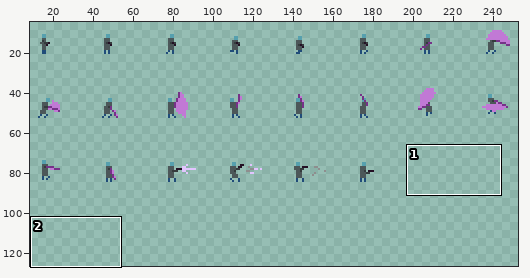
A sprite sheet gets an edit: src/InfiniteGravity/InfiniteGravity/Content/Sprites/Characters/rookie.png. The picture above shows the old version from afar; the outline marks the close-up.
Close-up. First the earlier version:
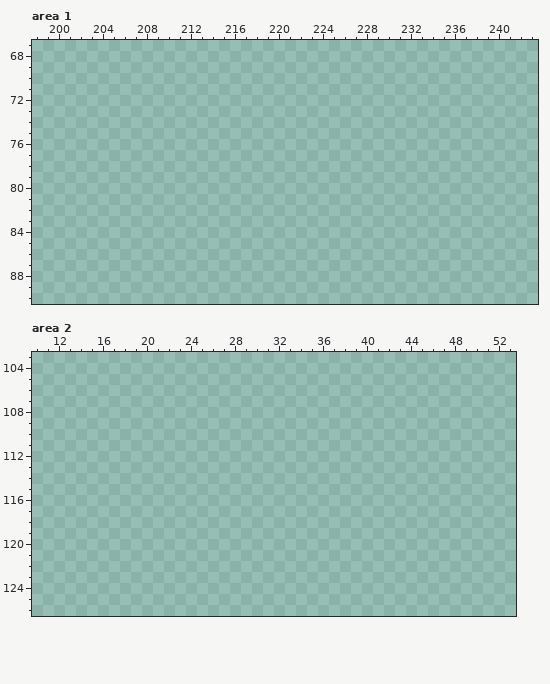
The file is 1024x512 pixels, drawn in blocks of 4x4; one block is one cell here. Shown: area 1: x 198..243, y 67..90; area 2: x 10..53, y 103..126. The wide view leaves out empty margins.
Palette (. is transparent): 
And afterwards:
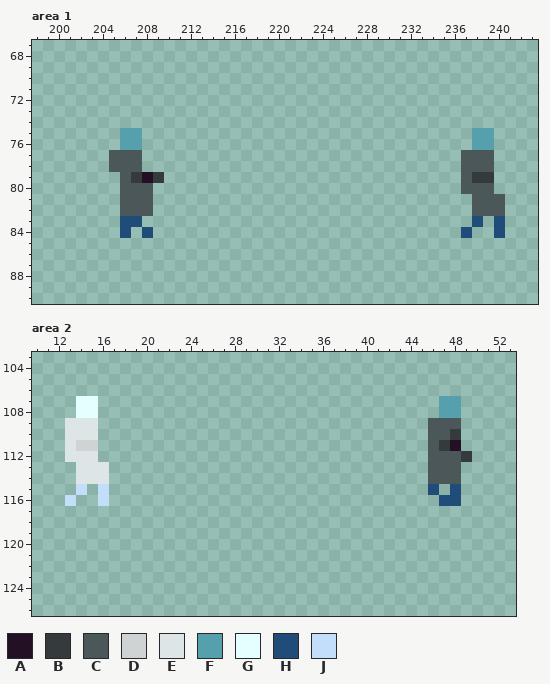
Colours new in this view: A #241024  B #353b3d  C #4c5759  D #cfd3d4  E #dee5e6  F #56a0ae  G #e4ffff  H #204c79  J #c2defb
Edits made:
Changed rows in their new state; - is an unchanged pixel.
Area 1:
first column x 205:
75 -FF------------------------------FF-
76 -FF------------------------------FF-
77 CCC-----------------------------CCC-
78 CCC-----------------------------CCC-
79 -CBAB---------------------------CBB-
80 -CCC----------------------------CCC-
81 -CCC-----------------------------CCC
82 -CCC-----------------------------CCC
83 -HH------------------------------H-H
84 -H-H----------------------------H--H
Area 2:
first column x 13:
107 -GG-------------------------------FF-
108 -GG-------------------------------FF-
109 EEE------------------------------CCC-
110 EEE------------------------------CCB-
111 EDD------------------------------CBA-
112 EEE------------------------------CCCB
113 -EEE-----------------------------CCC-
114 -EEE-----------------------------CCC-
115 -J-J-----------------------------H-H-
116 J--J------------------------------HH-
Boxes around the changes in both close-ups, in picture pixels (x1, y1, x2, y2):
added: (109, 128, 164, 238)
added: (461, 128, 505, 238)
added: (65, 396, 109, 506)
added: (428, 396, 472, 506)
